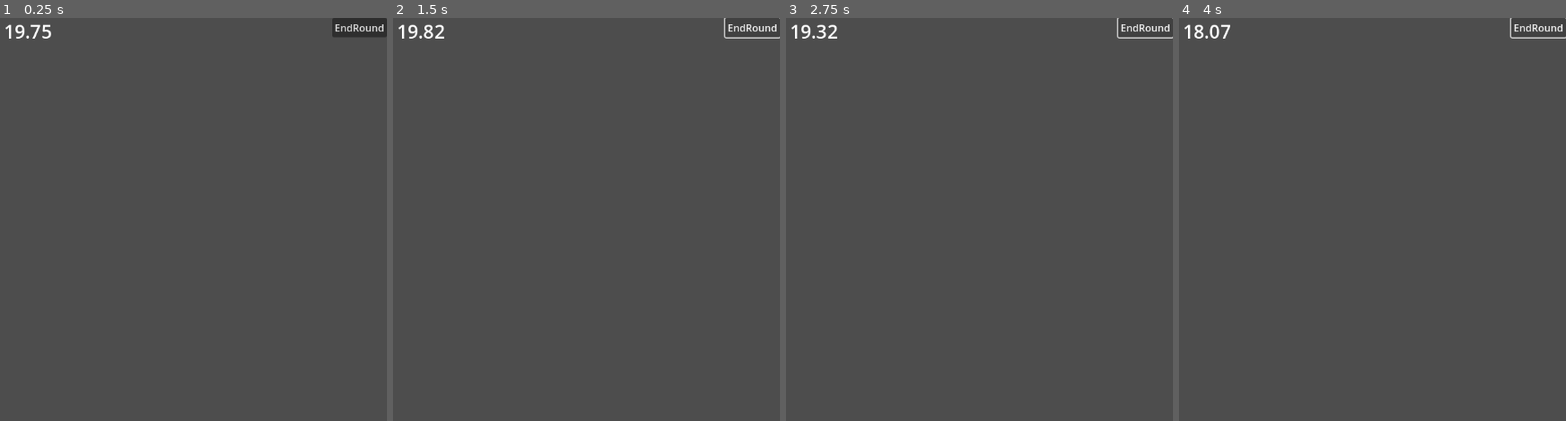
Above: before the commit, frames 1-4 (left to right).
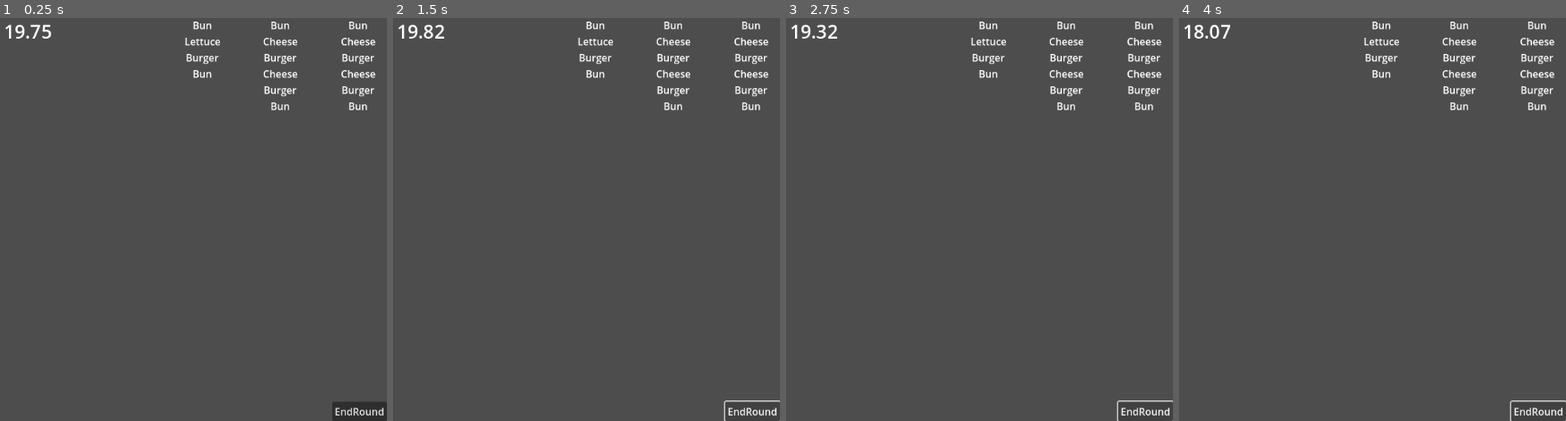
Above: after the commit, the same moments.

Repository: Logan-Flash/Chefs-Up
Game: Godot game, scene res://game_scene.tscn
Same seed, same stepped clock (60 frames per second), same inputs: the game is played once before the commit and once after it. Before the commit the project starts from res://round_timer.tscn.
Inputs:
- Up to frame 1 (0.25 s): no input
- Up to frame 2 (1.5 s): click "EndRound" at 0.5 s; click "EndRound" at 1.25 s
- Up to frame 3 (2.75 s): click "EndRound" at 2 s
- Up to frame 4 (4 s): no input

The runs differ from the first frame. In frame 1, 2.5% of the frame differs, in the area x 47-100%, y 0-100%; in frame 2, 1.7%; in frame 3, 1.7%; in frame 4, 1.7%.

Commit message:
Random Order Generation
3 randomly generated orders displayed with text. Chooses from an array of 3 items (will need to add more)

Diff:
--- /dev/null
+++ b/game_scene.tscn
@@ -0,0 +1,55 @@
+[gd_scene load_steps=4 format=3 uid="uid://c6kj0lq58fq42"]
+
+[ext_resource type="Script" path="res://main.gd" id="1_4blbw"]
+[ext_resource type="Script" path="res://order.gd" id="2_kdm0w"]
+[ext_resource type="PackedScene" uid="uid://cgaaobirgujxk" path="res://round_timer.tscn" id="3_2dcb2"]
+
+[node name="GameScene" type="Node"]
+script = ExtResource("1_4blbw")
+
+[node name="RoundTimer" parent="." instance=ExtResource("3_2dcb2")]
+
+[node name="Order1" type="Node2D" parent="." node_paths=PackedStringArray("order_label")]
+position = Vector2(1150, 0)
+script = ExtResource("2_kdm0w")
+order_label = NodePath("OrderLabel")
+
+[node name="OrderLabel" type="Label" parent="Order1"]
+anchors_preset = 1
+anchor_left = 1.0
+anchor_right = 1.0
+offset_left = -88.0
+offset_bottom = 138.0
+grow_horizontal = 0
+size_flags_horizontal = 4
+horizontal_alignment = 1
+
+[node name="Order2" type="Node2D" parent="." node_paths=PackedStringArray("order_label")]
+position = Vector2(1025, 0)
+script = ExtResource("2_kdm0w")
+order_label = NodePath("OrderLabel")
+
+[node name="OrderLabel" type="Label" parent="Order2"]
+anchors_preset = 1
+anchor_left = 1.0
+anchor_right = 1.0
+offset_left = -88.0
+offset_bottom = 138.0
+grow_horizontal = 0
+size_flags_horizontal = 4
+horizontal_alignment = 1
+
+[node name="Order3" type="Node2D" parent="." node_paths=PackedStringArray("order_label")]
+position = Vector2(900, 0)
+script = ExtResource("2_kdm0w")
+order_label = NodePath("OrderLabel")
+
+[node name="OrderLabel" type="Label" parent="Order3"]
+anchors_preset = 1
+anchor_left = 1.0
+anchor_right = 1.0
+offset_left = -88.0
+offset_bottom = 138.0
+grow_horizontal = 0
+size_flags_horizontal = 4
+horizontal_alignment = 1
--- /dev/null
+++ b/order.gd
@@ -0,0 +1,27 @@
+extends Node
+
+var orders = [["Bun", "Burger", "Bun"],["Bun", "Lettuce", "Burger", "Bun"], ["Bun", "Cheese", "Burger", "Cheese", "Burger", "Bun"]]
+var order : Array
+@export var order_label : Label
+
+# Called when the node enters the scene tree for the first time.
+func _ready() -> void:
+	_generate_order()
+
+func _generate_order():
+	var num = randi_range(0,2)
+	order = orders[num]
+	_set_label_text()
+
+func _set_label_text():
+	var order_string = ""
+	for item in order:
+		order_string += item + "\n"
+	order_label.text = order_string
+
+func _clear_label():
+	order_label.text = ""
+
+#On customer leaves, clear the label
+
+#On new customer enters, generate new order
--- a/project.godot
+++ b/project.godot
@@ -11,6 +11,6 @@
 [application]
 
 config/name="Chefs Up"
-run/main_scene="res://round_timer.tscn"
+run/main_scene="res://game_scene.tscn"
 config/features=PackedStringArray("4.3", "Forward Plus")
 config/icon="res://icon.svg"
--- a/round_timer.tscn
+++ b/round_timer.tscn
@@ -2,10 +2,11 @@
 
 [ext_resource type="Script" path="res://round_timer.gd" id="1_tqq3e"]
 
-[sub_resource type="SystemFont" id="SystemFont_qs0sl"]
+[sub_resource type="SystemFont" id="SystemFont_yi1go"]
+subpixel_positioning = 0
 
 [sub_resource type="LabelSettings" id="LabelSettings_me1ov"]
-font = SubResource("SystemFont_qs0sl")
+font = SubResource("SystemFont_yi1go")
 font_size = 30
 
 [node name="RoundTimer" type="Node" node_paths=PackedStringArray("RoundTimerDisplay")]
@@ -27,12 +28,15 @@
 vertical_alignment = 1
 
 [node name="EndRoundButton" type="Button" parent="."]
-anchors_preset = 1
+anchors_preset = 3
 anchor_left = 1.0
+anchor_top = 1.0
 anchor_right = 1.0
+anchor_bottom = 1.0
 offset_left = -88.0
-offset_bottom = 31.0
+offset_top = -31.0
 grow_horizontal = 0
+grow_vertical = 0
 text = "EndRound"
 
 [connection signal="round_end" from="." to="." method="_on_round_end"]
